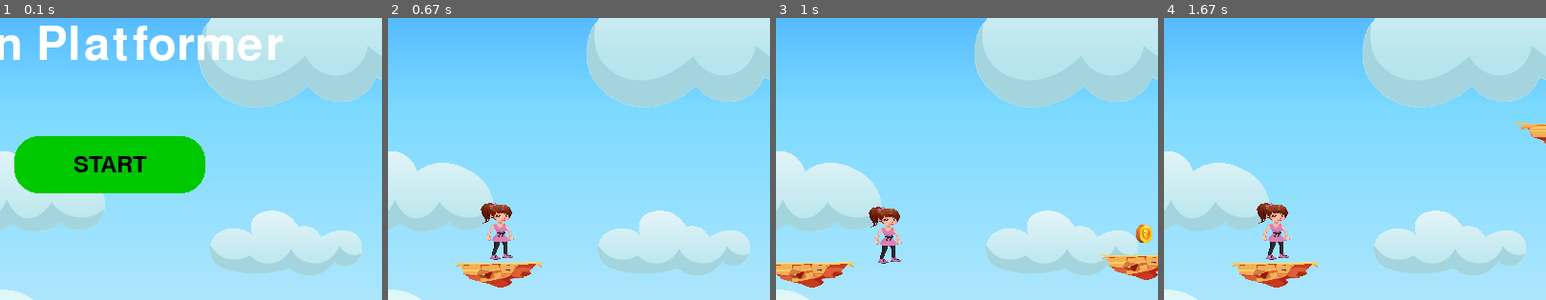
Above: before the commit, frames 1-4 (left to right).
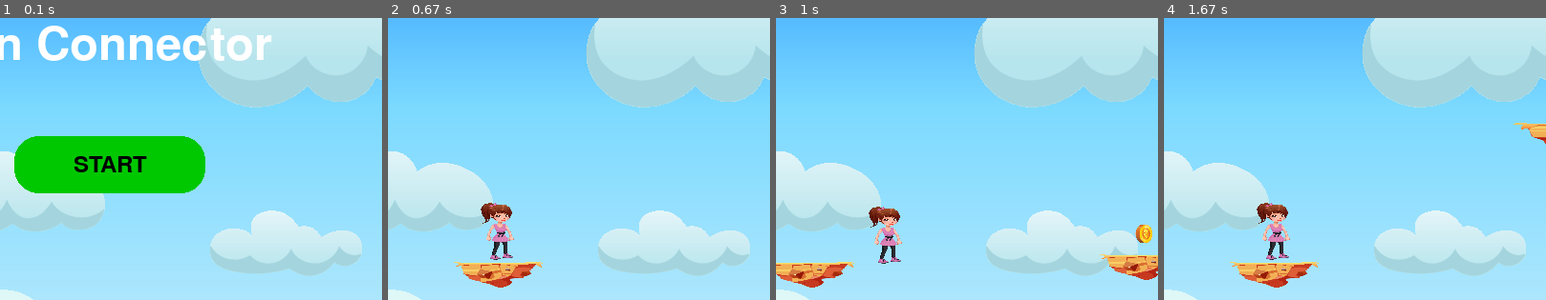
Above: after the commit, the same moments.

Repository: Ira-Singh-Parmar/pygame-coin-collector
Game: pygame game, started from main.py
The game is run twice, just before and just after one commit, with the same random seed, the same clock (stepped at 60 frames per second) and the same inputs.
Inputs (mouse positions are % of the whole screen's width and height, from its top left):
- Up to frame 1 (0.1 s): no input
- Up to frame 2 (0.67 s): click "START" at 0.38 s
- Up to frame 3 (1 s): hold Right from 0.67 s (still down); move the mouse to (46, 54) at 0.7 s
- Up to frame 4 (1.67 s): release Right at 1.13 s; click "RESTART" at 1.55 s
The pictures show only the part of the screen within x 36-86%, y 23-73%; the shares and areas given below are measured in that part.

The runs differ from the first frame. In frame 1, 3.3% of the frame differs, in the area x 10-74%, y 2-16%; in frame 2, nothing differs; in frame 3, nothing differs; in frame 4, nothing differs.

Commit message:
Added game screenshots

Diff:
--- a/main.py
+++ b/main.py
@@ -163,7 +163,11 @@
     screen.blit(ground_img, (0, ground_rect.y))
 
     if game_state == MENU:
+
         title = font_big.render("Coin Platformer", True, (255, 255, 255))
+
+        title = font_big.render("Coin Connector", True, (255, 255, 255))
+
         title_rect = title.get_rect(center=(WIDTH // 2, HEIGHT // 2 - 150))
         screen.blit(title, (WIDTH//2 - 200, 150))
 
Binary file added: screenshots/pygame1.png
Binary file added: screenshots/pygame2.png
Binary file added: screenshots/pygame3.png
Binary file added: screenshots/pygame4.png
Binary file added: screenshots/pygame5.png
Binary file added: screenshots/pygame6.png
Binary file added: screenshots/pygame7.png
Binary file added: screenshots/pygame8.png
Binary file added: screenshots/pygame9.png
